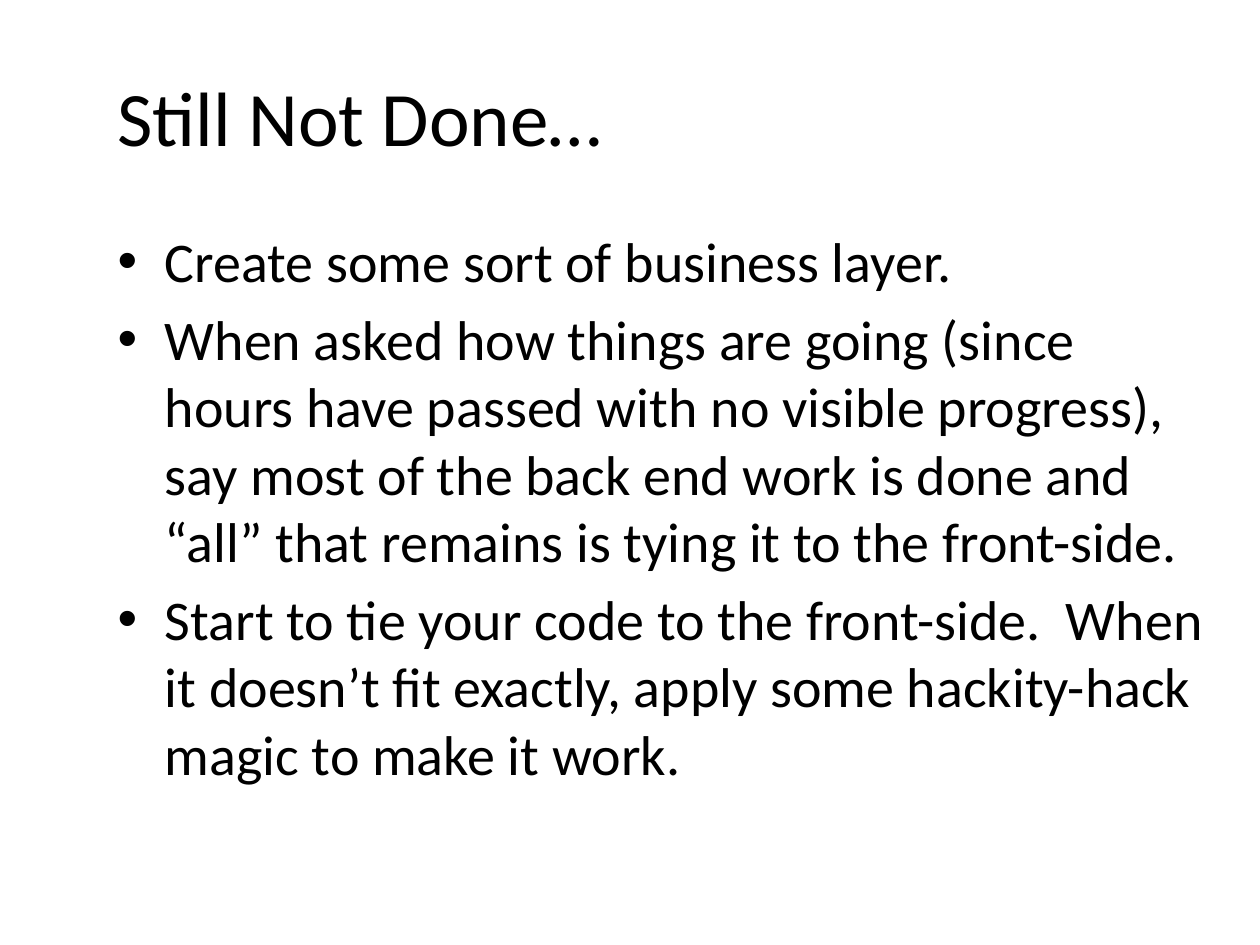
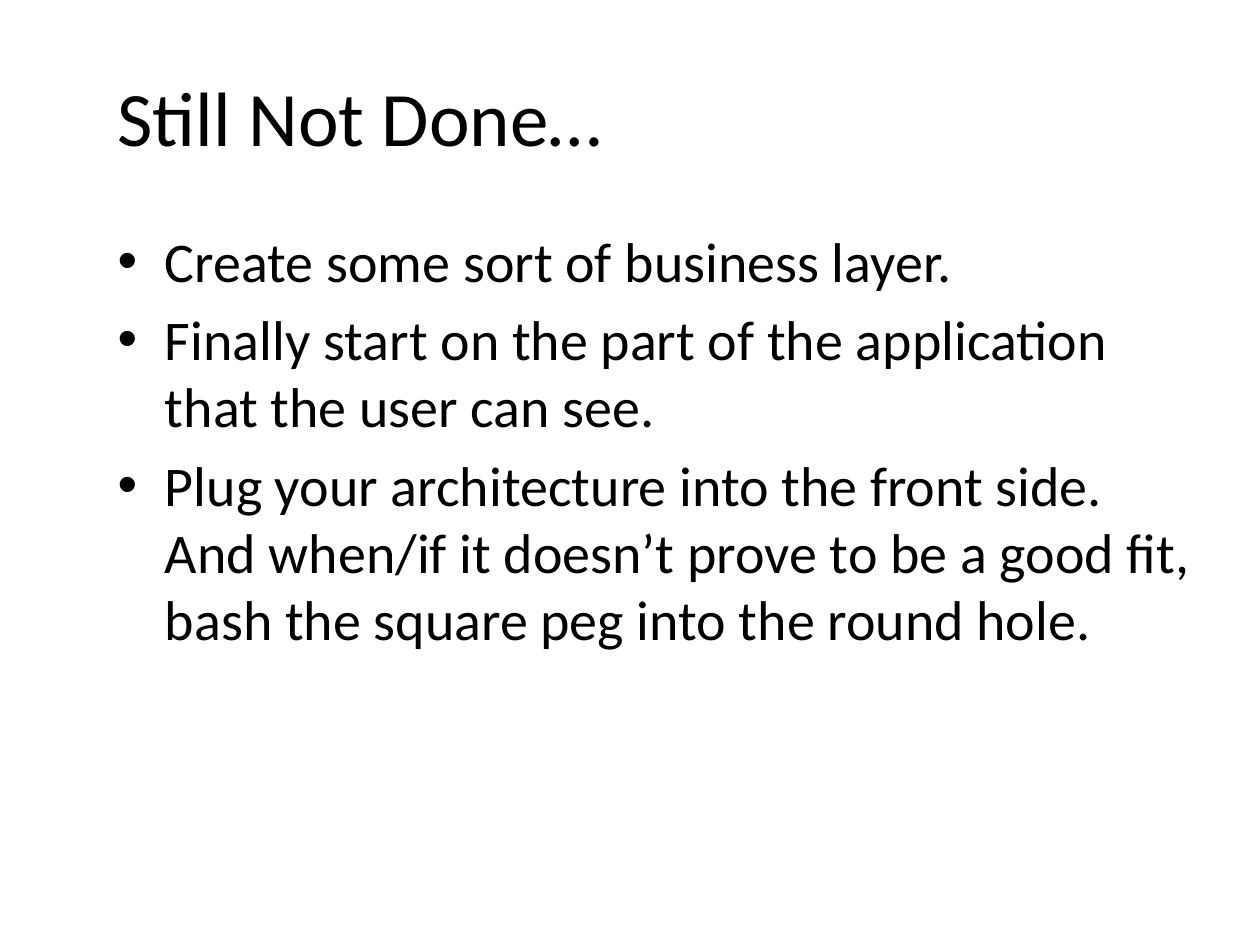
Before and after one commit to darrencauthon/SpecFlow-at-IowaCodeCamp, a slide deck: slide 4 of Outside In With SpecFlow.pptx. Drawn at 1260x945 pixels with LibreOffice and Linux fonts; fonts in the diff are those of the drawing; background and template pictures are left out. Boxes give left, top, right and bottom in pixels: in the first picture for what was removed or moved away, otherwise in the second. Text is boxed around its words. In the diff, an @@ line names an element or a change of style, - is before the commit and + after.

```diff
--- a/Outside In With SpecFlow.pptx
+++ b/Outside In With SpecFlow.pptx
@@ text at [165,321,1189,650]: text changed @@
-• When asked how things are going (since hours have passed with no visible progress), say most of the back end work is done and “all” that remains is tying it to the front-side.
-• Start to tie your code to the front-side. When it doesn’t fit exactly, apply some hackity-hack magic to make it work.
+• Finally start on the part of the application that the user can see.
+• Plug your architecture into the front side. And when/if it doesn’t prove to be a good fit, bash the square peg into the round hole.
```
Also in this commit, not shown: 5 other slides changed, 12 slides removed, 1 other file.
